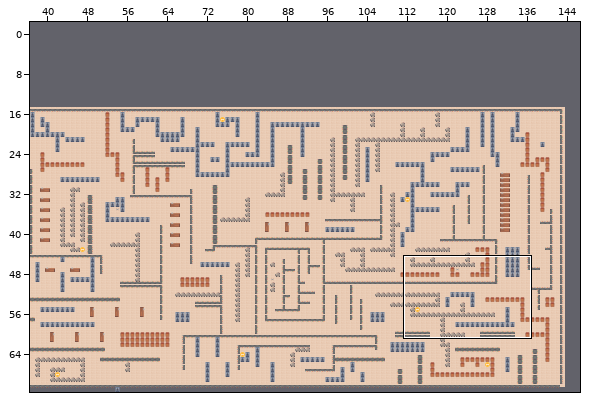
Tiled map (JSON): public/assets/tilemaps/grocery1.json. Above, an overview of the earlier version with the close-up marked.
Close-up. Before:
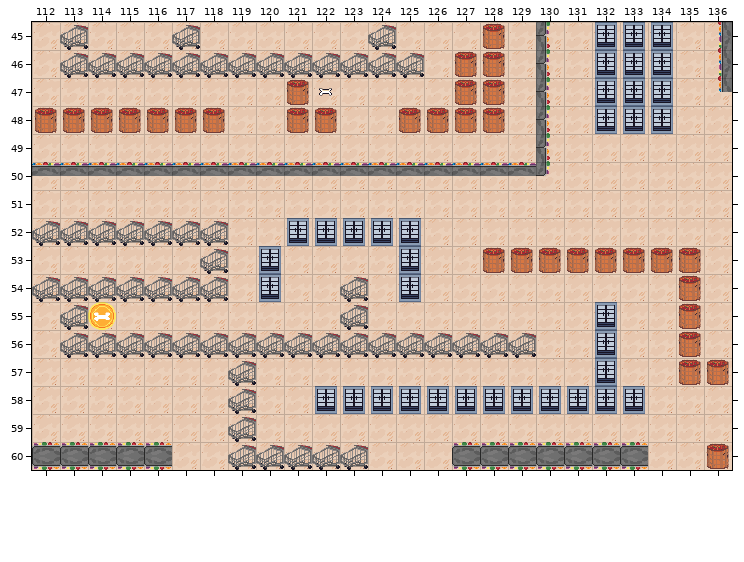
Cells are 32x32 px. Shown: x 112..136, y 45..60. The commit also changed other parts of the map, which this record leaves out.
After the commit:
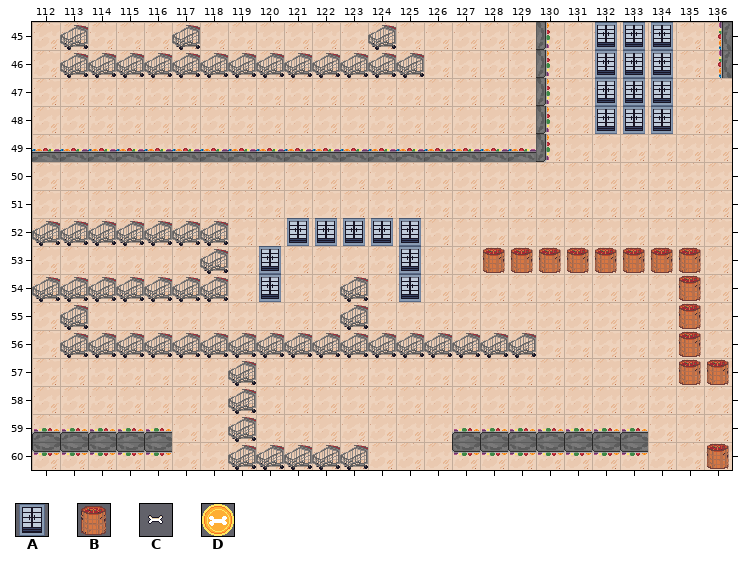
Key: from "Group 6": A 7, B 11; from "items": C 0, D 1.
_ is an empty cell.
Diff:
layer "wall" offset -320,560 -> -320,544 px
Layer "applebasket":
y 45: x 128 B -> _
y 46: x 127..128 BB -> __
y 47: x 121 B -> _; x 127..128 BB -> __
y 48: x 112..118 BBBBBBB -> _______; x 121..122 BB -> __; x 125..128 BBBB -> ____
Layer "refr":
y 55..57: x 132 A -> _
y 58: x 122..133 AAAAAAAAAAAA -> ____________
Layer "consumables" (removed):
y 47: x 122 C -> _
y 55: x 114 D -> _
